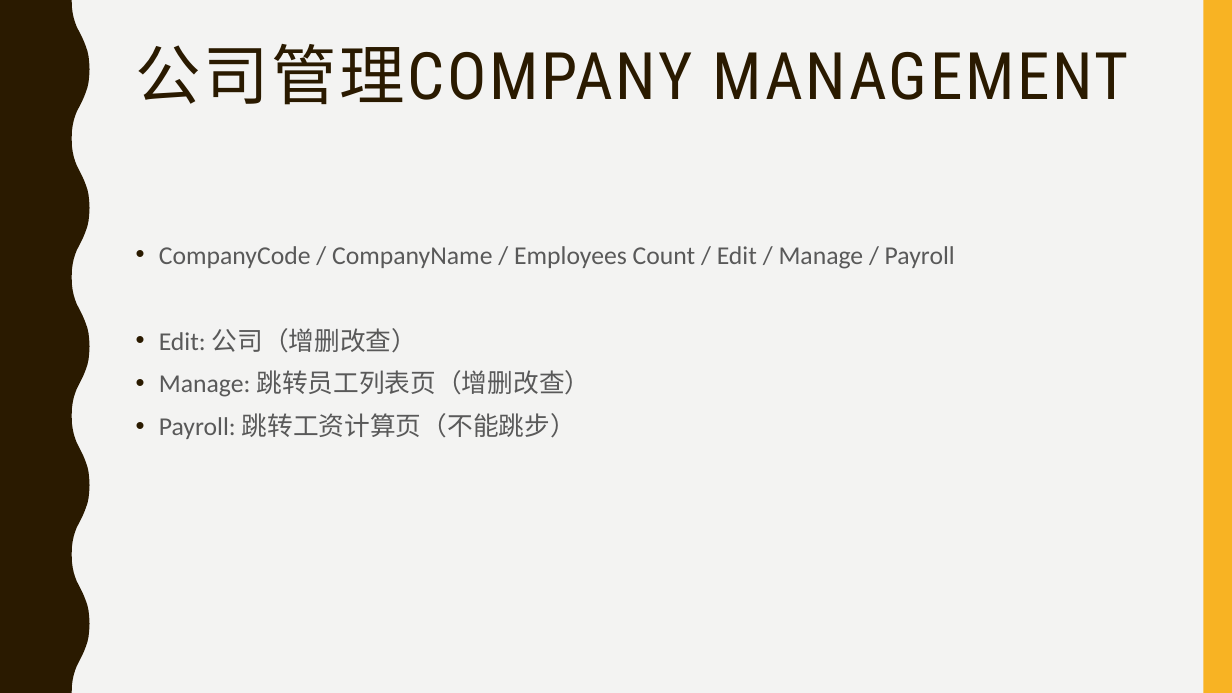
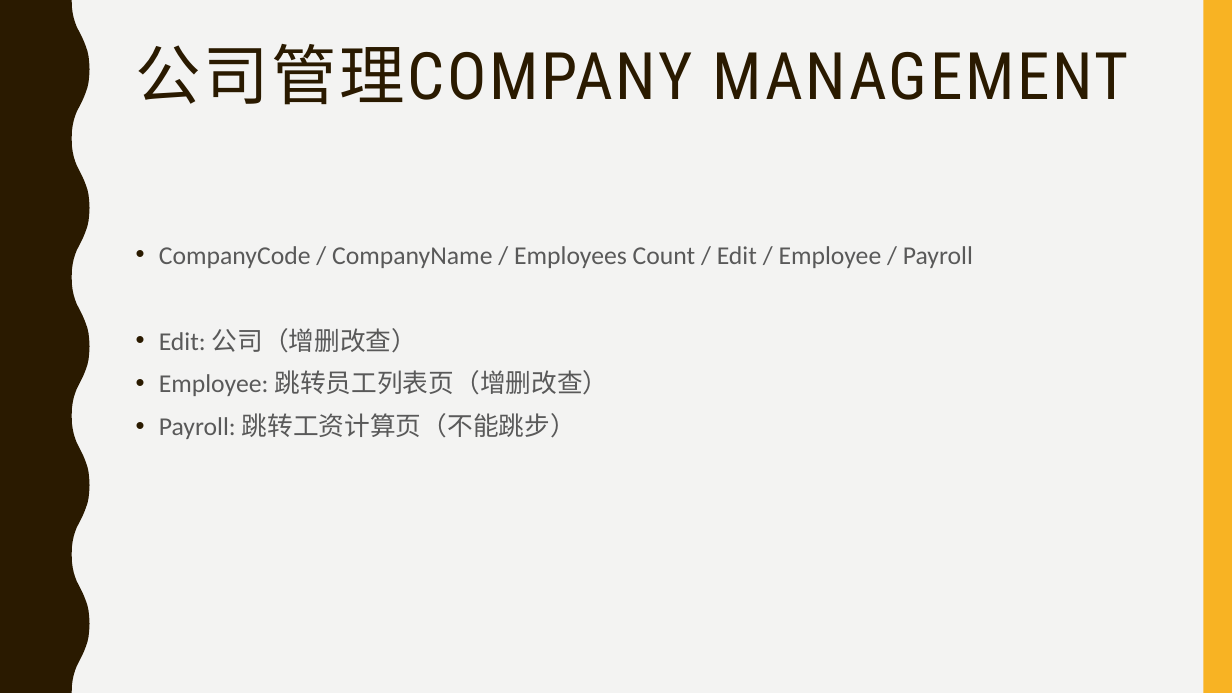
Before and after one commit to payrolls/payrolls.github.io, a slide deck: slide 6 of doc/Payroll Web UI.pptx. Drawn at 1232x693 pixels with LibreOffice and Linux fonts; fonts in the diff are those of the drawing. Boxes give left, top, right and bottom in pixels: in the first picture for what was removed or moved away, otherwise in the second. Text is boxed around its words. In the diff, an @@ line names an element or a change of style, - is before the commit and + after.

```diff
--- a/doc/Payroll Web UI.pptx
+++ b/doc/Payroll Web UI.pptx
@@ text at [159,246,973,268]: text changed @@
-• CompanyCode / CompanyName / Employees Count / Edit / Manage / Payroll
+• CompanyCode / CompanyName / Employees Count / Edit / Employee / Payroll
@@ text at [159,370,608,396]: text changed @@
-• Manage: 跳转员工列表页（增删改查）
+• Employee: 跳转员工列表页（增删改查）
```
Also in this commit, not shown: 4 other slides changed, 1 other file.
